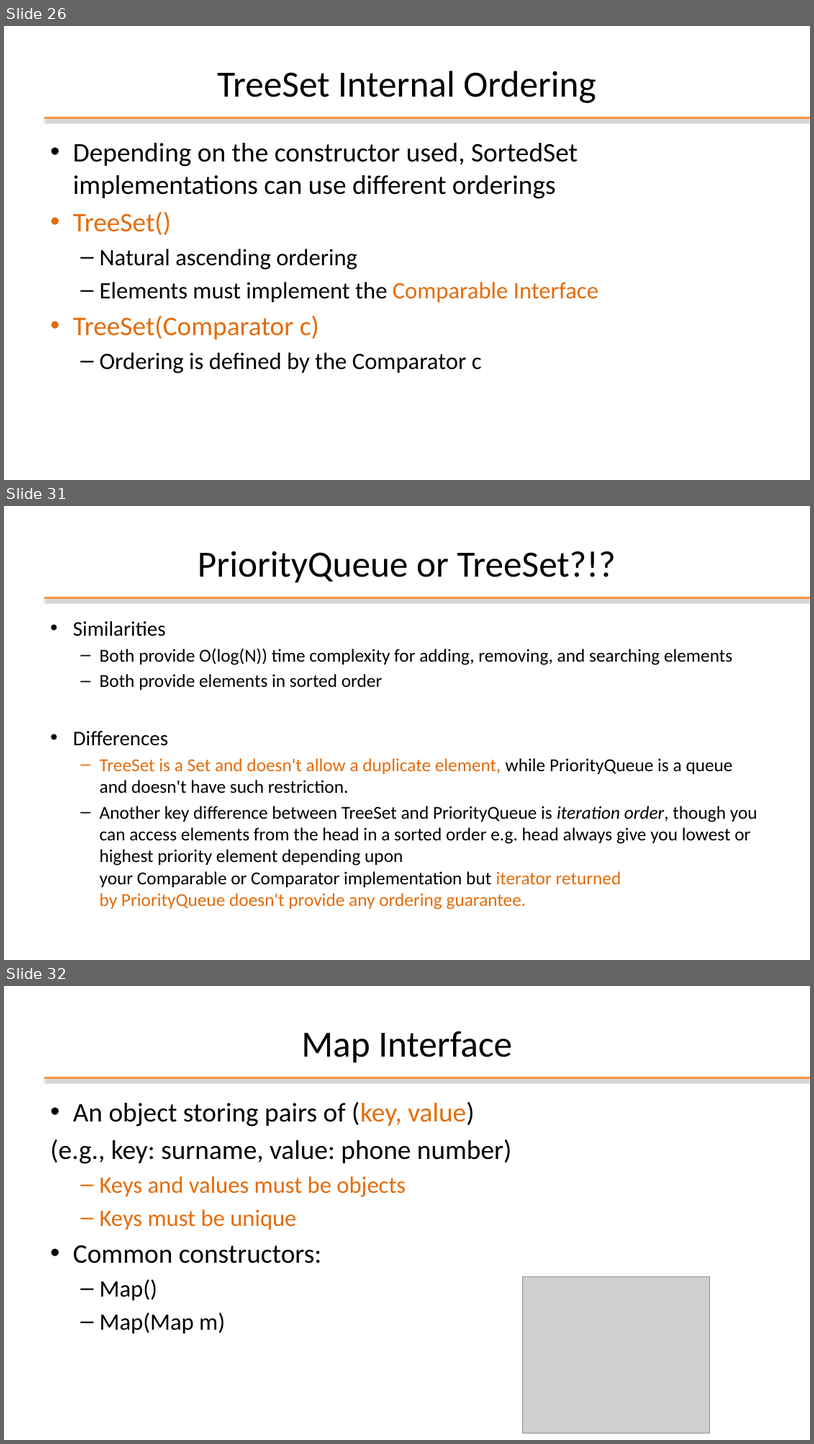
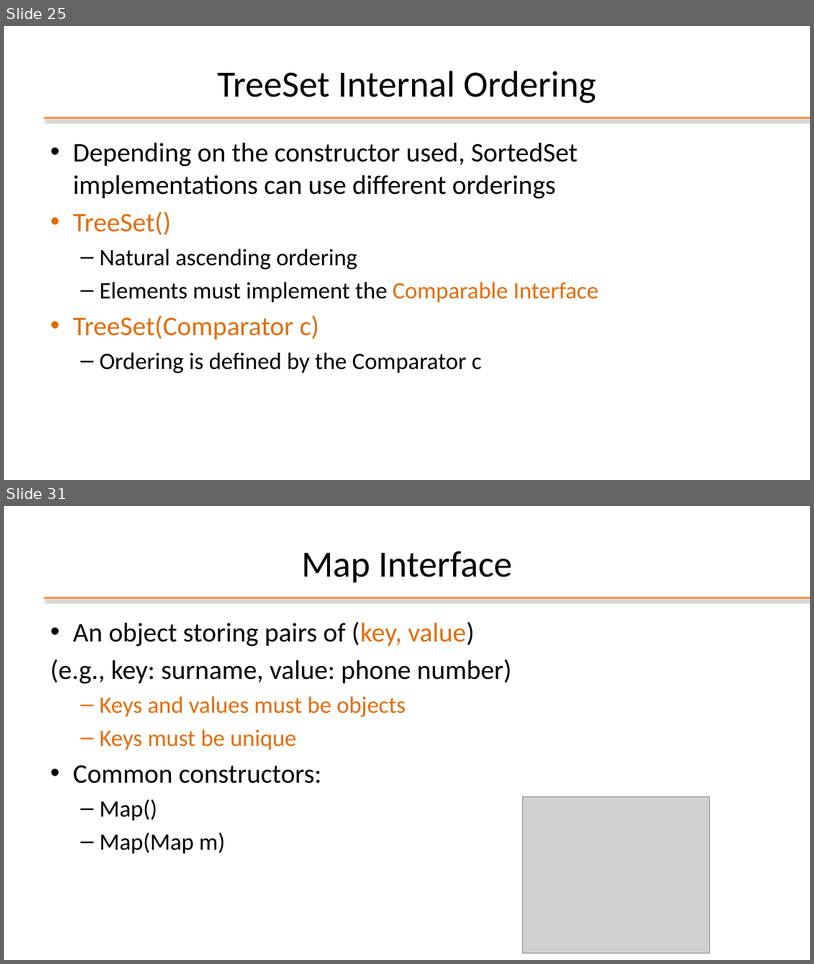
Before and after one commit to nbicocchi/learn-java-core, a slide deck: assets/slides/E4 - Java Data Structures.pptx. Shown one above the other, each under a label of ours: slides 26, 31 and 32 before the commit, slides 25 and 31 after it; the slides between them are not shown. The pictures are 814x1444 and 814x964 pixels, drawn with LibreOffice and Linux fonts; fonts in the diff are those of the drawing; grey boxes stand for pictures; background and template pictures are left out. Boxes give left, top, right and bottom in pixels: in the first picture for what was removed or moved away, otherwise in the second. Text is boxed around its words. In the diff, an @@ line names an element or a change of style, - is before the commit and + after.

```diff
--- a/assets/slides/E4 - Java Data Structures.pptx
+++ b/assets/slides/E4 - Java Data Structures.pptx
@@ slide 31 removed at bbox=[4, 506, 810, 960], background #FFFFFF; not listed: 1 template element that a slide beside it also shows @@
@@ title removed at bbox=[198, 551, 616, 583] @@
-PriorityQueue or TreeSet?!?
@@ text removed at bbox=[73, 621, 758, 909] @@
-• Similarities
-  – Both provide O(log(N)) time complexity for adding, removing, and searching elements
-  – Both provide elements in sorted order
-• Differences
-  – TreeSet is a Set and doesn't allow a duplicate element, while PriorityQueue is a queue and doesn't have such restriction.
-  – Another key difference between TreeSet and PriorityQueue is iteration order, though you can access elements from the head in a sorted order e.g. head always give you lowest or highest priority element depending upon your Comparable or Comparator implementation but iterator returned by PriorityQueue doesn't provide any ordering guarantee.
@@ what was slide 26 is now slide 25 @@
@@ what was slide 32 is now slide 31 @@
```
Also in this commit, not shown: 7 slides changed, 4 slides added, 5 other slides removed, 1 other file.
